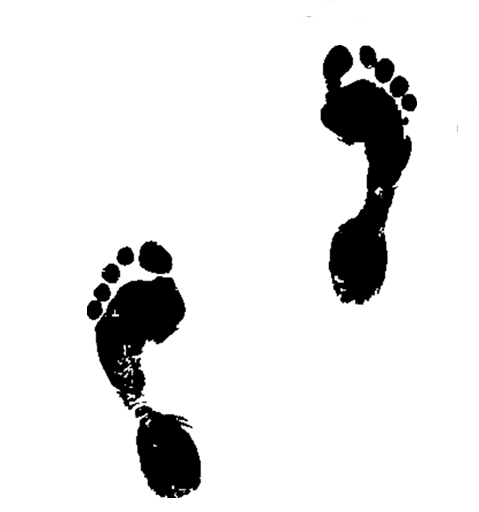
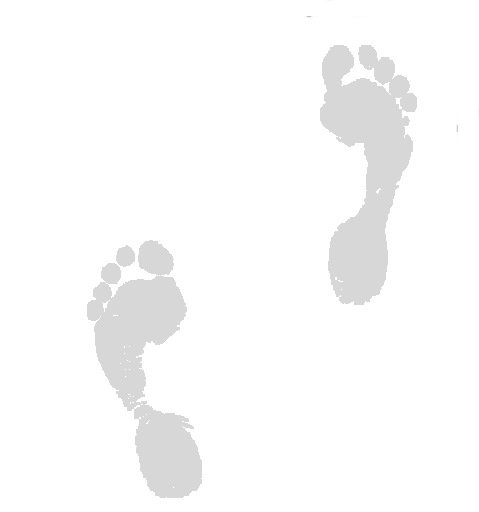
Comparing the layer stacks of the two (479, 512) images. Changes:
painted on "Layer 1" over 87, 45, 417, 498
